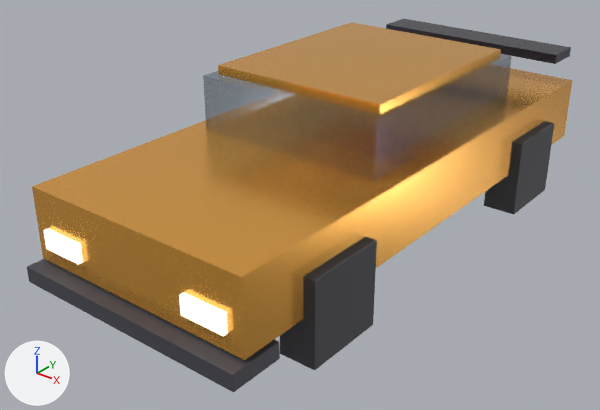
The glTF model public/models/cars/supercar.glb, before and after one commit.
One viewpoint serves both versions: a camera (50 mm lens) standing at (3.56, -5.02, 3.18) and looking at (-0.14, -0.39, 0.31). The axes (+X, +Y, +Z) are drawn at lower left. The lights are the same throughout. The first picture is the older version. Vertices at exactly the same position are counted once.

Names of what the first picture shows: 'cabin_glass', 'chassis', 'headlight_L', 'headlight_R', 'rear_spoiler', 'roof', 'splitter', 'wheel_FR', 'wheel_RR'.
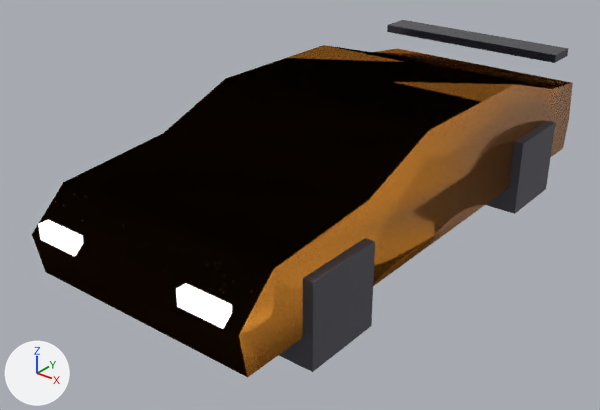
The change in detail:
Material 'sedan_body_mat' (mat_sedan_body_mat) is new.
Its base color is (1.0, 0.38, 0.05) (orange #ffa63f).
Its metallic is 0.84.
Its roughness is 0.16.
me_cabin_glass is used by ob_cabin_glass; location (0.0, 0.0, 0.0).
me_cabin_glass had 8 vertices, 12 faces and spanned x -0.78..0.78, y -0.75..1.2, z 0.85..1.33.
me_cabin_glass now has 8 vertices, 12 faces and spans x -0.83..0.83, y -0.98..1.62, z 0.9..1.13.
me_cabin_glass part 1: the whole mesh is rebuilt.
me_headlight_l is used by ob_headlight_l; location (0.0, 0.0, 0.0).
me_headlight_l had 8 vertices, 12 faces and spanned x -0.81..-0.47, y -2.27..-2.19, z 0.49..0.63.
me_headlight_l now has 8 vertices, 12 faces and spans x -0.83..-0.47, y -2.29..-2.21, z 0.56..0.68.
me_headlight_l part 2: the whole mesh is scaled about its middle by (1.06, 1, 0.857), then moved by (-0.01, -0.02, 0.06).
me_headlight_r is used by ob_headlight_r; location (0.0, 0.0, 0.0).
me_headlight_r had 8 vertices, 12 faces and spanned x 0.47..0.81, y -2.27..-2.19, z 0.49..0.63.
me_headlight_r now has 8 vertices, 12 faces and spans x 0.47..0.83, y -2.29..-2.21, z 0.56..0.68.
me_headlight_r part 3: the whole mesh is scaled about its middle by (1.06, 1, 0.857), then moved by (0.01, -0.02, 0.06).
Mesh me_sedan_body is new.
It has 20 vertices, 36 faces and spans x -0.94..0.94, y -2.28..2.26, z 0.24..1.18.
It uses material mat_sedan_body_mat (orange #ffa63f).
Object 'chassis' (ob_chassis) is deleted.
Object 'splitter' (ob_splitter) is deleted.
Object 'roof' (ob_roof) is deleted.
Object 'sedan_body' (ob_sedan_body) is new; it shows me_sedan_body.
Its location is (0.0, 0.0, 0.0).

Pixel boxes (x1, y1, x2, y2) of what changed, in the pictures (600 x 410 px):
'sedan_body', added
    after: (32, 45, 573, 377)
'chassis', deleted (orange)
    before: (32, 68, 572, 360)
'cabin_glass', reshaped (not visible afterwards)
    before: (203, 53, 512, 181)
'roof', deleted (orange)
    before: (218, 22, 501, 114)
'splitter', deleted
    before: (27, 259, 280, 392)
'headlight_R', moved, rescaled (14% wider)
    before: (179, 292, 228, 336)
    after: (176, 283, 232, 329)
'headlight_L', moved, rescaled (12% wider)
    before: (43, 228, 83, 265)
    after: (38, 220, 83, 257)
